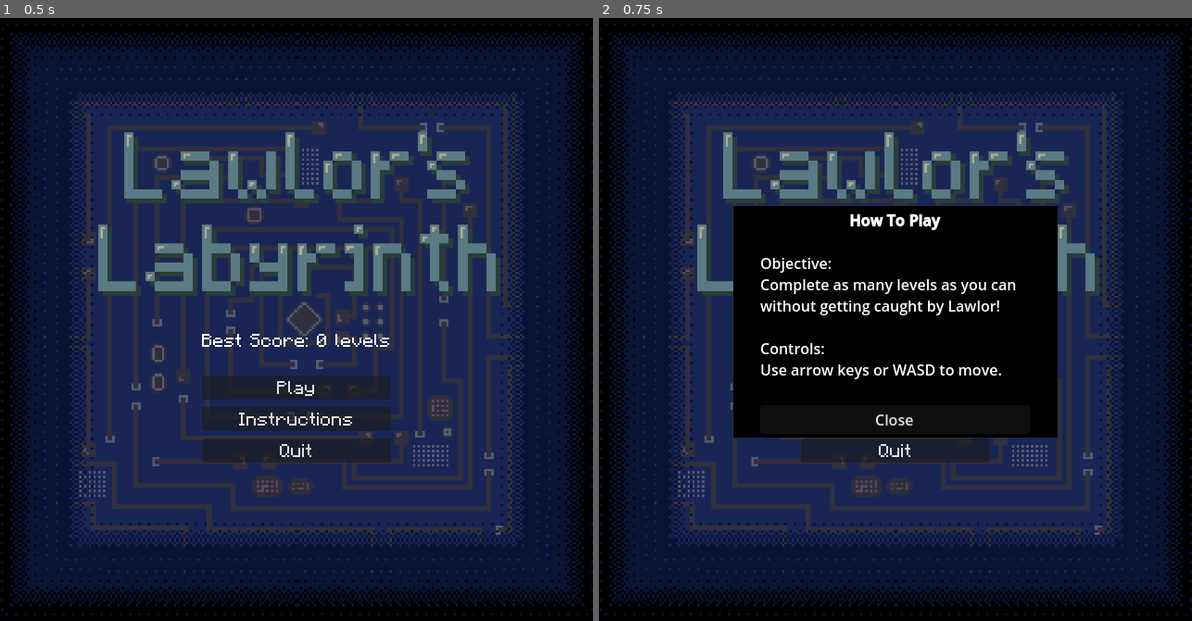
Above: before the commit, frames 1-2 (left to right).
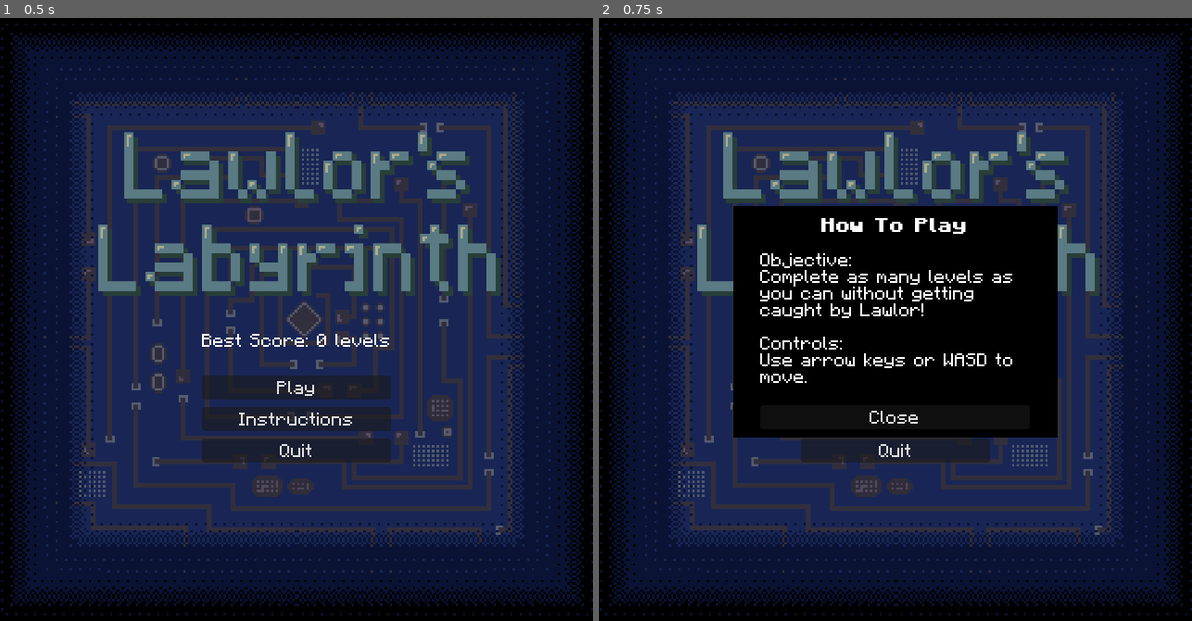
Above: after the commit, the same moments.

Repository: gkim14/CS471_LawlorsLabyrinth
Game: Godot game, scene res://scenes/StartScreen.tscn
Two runs of this game, one before a commit and one after it. Both use one fixed random seed, a clock stepped at 60 frames per second and the inputs below.
Inputs:
- Up to frame 1 (0.5 s): no input
- Up to frame 2 (0.75 s): click "Instructions" at 0.5 s

Frame 1 is identical in both runs. In frame 2, 2.7% of the frame differs, in the area x 27-71%, y 32-68%.

Commit message:
added more font, some difficulty scaling

Diff:
--- a/scenes/InstructionsWindow.tscn
+++ b/scenes/InstructionsWindow.tscn
@@ -1,6 +1,8 @@
-[gd_scene load_steps=2 format=3 uid="uid://cd8fp17oyvk3x"]
+[gd_scene load_steps=4 format=3 uid="uid://cd8fp17oyvk3x"]
 
 [ext_resource type="Script" uid="uid://blmmfumlqfg4o" path="res://scripts/instructions_window.gd" id="1_1bwer"]
+[ext_resource type="FontFile" uid="uid://n5dm3jmtutgc" path="res://assets/mac's Extended Minecraft.ttf" id="2_j4mpu"]
+[ext_resource type="FontFile" uid="uid://bpoqrwd33nc5j" path="res://assets/mac's Minecraft Bold.ttf" id="3_xj81n"]
 
 [node name="InstructionsWindow" type="Control"]
 process_mode = 3
@@ -50,11 +52,14 @@
 [node name="Instructions" type="RichTextLabel" parent="CenterContainer/Panel/VBoxContainer"]
 layout_mode = 2
 size_flags_vertical = 3
+theme_override_fonts/normal_font = ExtResource("2_j4mpu")
+theme_override_fonts/bold_font = ExtResource("3_xj81n")
+theme_override_font_sizes/bold_font_size = 18
 bbcode_enabled = true
 text = "[center][b]How To Play[/b][/center]
 
 Objective:
-Complete as many levels as you can without getting caught by Lawlor!
+Complete as many levels as you can without getting      caught by Lawlor!
 
 Controls:
 Use arrow keys or WASD to move.
@@ -67,4 +72,5 @@
 
 [node name="CloseButton" type="Button" parent="CenterContainer/Panel/VBoxContainer"]
 layout_mode = 2
+theme_override_fonts/font = ExtResource("2_j4mpu")
 text = "Close"
--- a/scripts/maze_addon.gd
+++ b/scripts/maze_addon.gd
@@ -21,7 +21,7 @@
 func _ready():
 	await main.updated
 	if Global.level_count%5 == 0:
-		seconds += 1.0
+		seconds += 1.5
 	add_player()
 	add_exit()
 	emit_signal("ready")
Binary file added: assets/mac's Minecraft Bold.ttf
Not shown, added: assets/mac's Minecraft Bold.ttf.import
